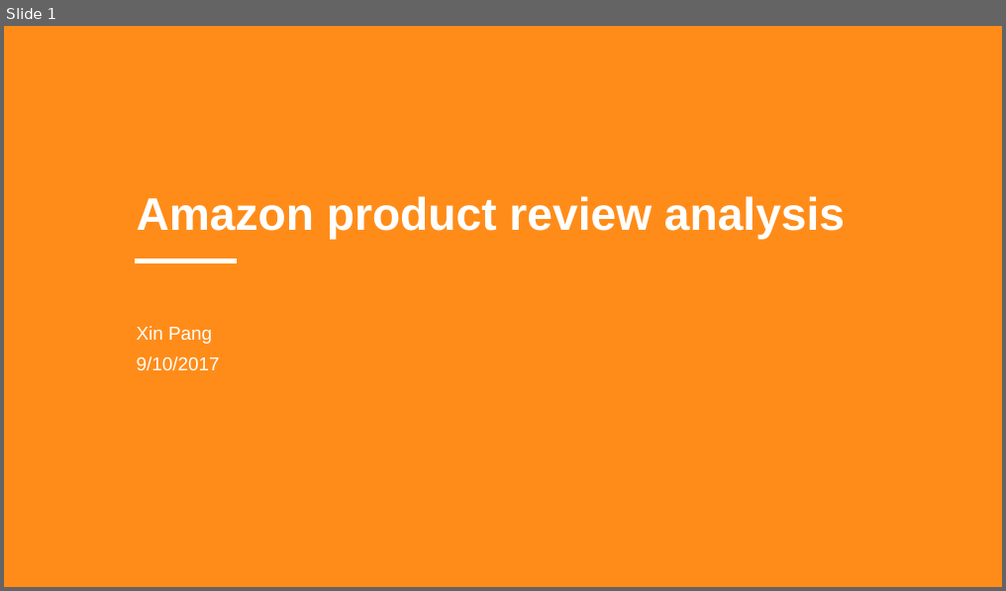
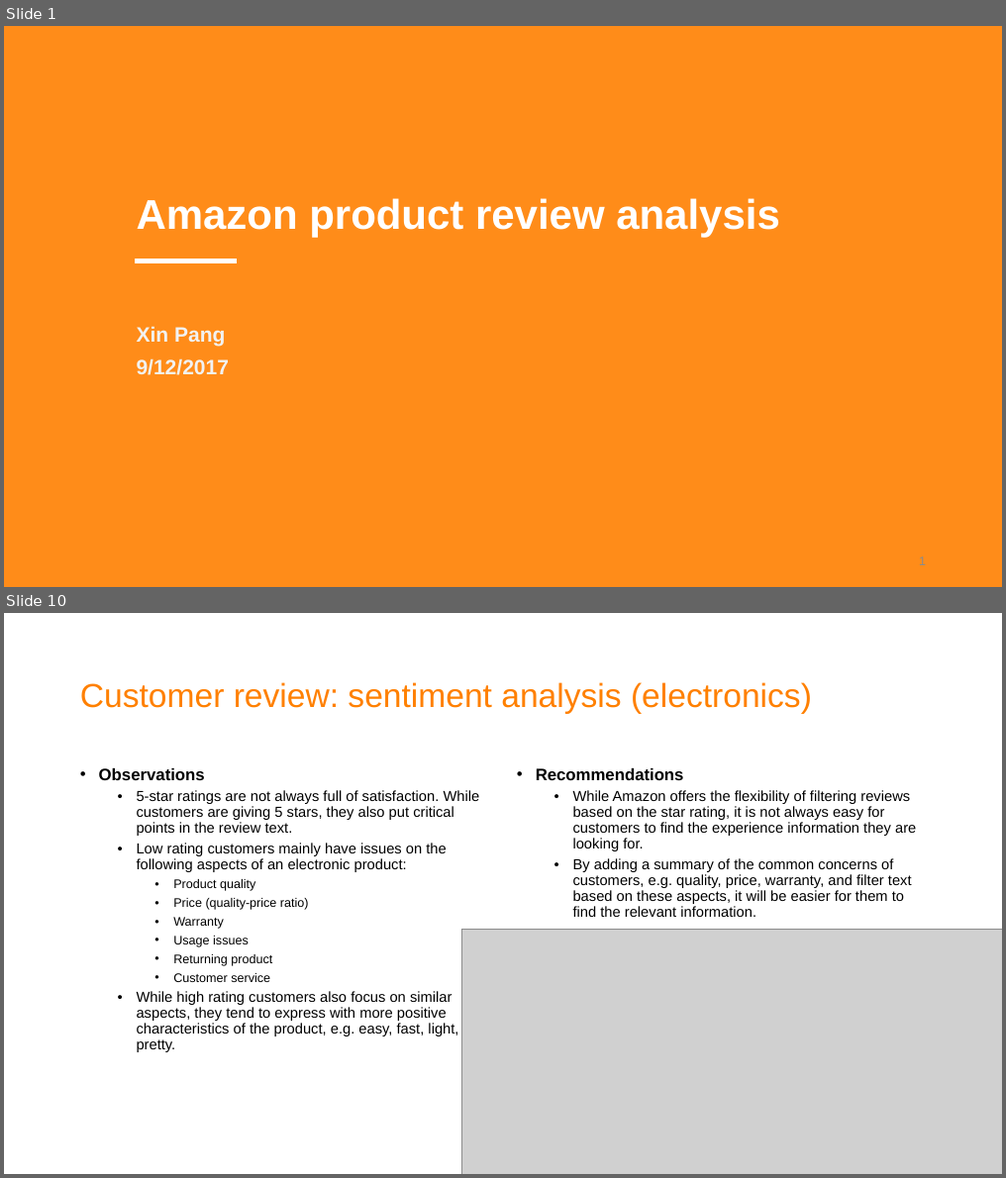
Before and after one commit to joyceXD/product-review, a slide deck: presentation/Product review analysis.pptx. Shown one above the other, each under a label of ours: slide 1 before the commit, slides 1 and 10 after it; the slides between them are not shown. The pictures are 1006x591 and 1006x1178 pixels, drawn with LibreOffice and Linux fonts; fonts in the diff are those of the drawing; grey boxes stand for pictures. Boxes give left, top, right and bottom in pixels: in the first picture for what was removed or moved away, otherwise in the second. Text is boxed around its words. In the diff, an @@ line names an element or a change of style, - is before the commit and + after.

```diff
--- a/presentation/Product review analysis.pptx
+++ b/presentation/Product review analysis.pptx
@@ slide 10 added at [4, 613, 1002, 1174], background #FFFFFF @@
@@ title added at [80, 682, 812, 714], 32 pt, text #FF8000 @@
+Customer review: sentiment analysis (electronics)
@@ text added at [99, 768, 480, 1053], 14 pt, text #000000 @@
+• Observations
+  • 5-star ratings are not always full of satisfaction. While customers are giving 5 stars, they also put critical points in the review text.
+  • Low rating customers mainly have issues on the following aspects of an electronic product:
+    • Product quality
+    • Price (quality-price ratio)
+    • Warranty
+    • Usage issues
+    • Returning product
+    • Customer service
+  • While high rating customers also focus on similar aspects, they tend to express with more positive characteristics of the product, e.g. easy, fast, light, pretty.
@@ text added at [536, 768, 916, 917], 14 pt, text #000000 @@
+• Recommendations
+  • While Amazon offers the flexibility of filtering reviews based on the star rating, it is not always easy for customers to find the experience information they are looking for.
+  • By adding a summary of the common concerns of customers, e.g. quality, price, warranty, and filter text based on these aspects, it will be easier for them to find the relevant information.
@@ picture added at [462, 929, 1002, 1174] @@
@@ slide 1 changed as well @@
@@ title "Amazon product review analysis" at [137, 198, 780, 237]: size 44 to 40 pt @@
@@ subtitle at [137, 326, 225, 347]: size 18 to 20 pt, text colour #FFFFFF to #F2F2F2, bold on in "Xin Pang" @@
@@ subtitle at [137, 359, 229, 375]: text changed; size 18 to 20 pt; text colour #FFFFFF to #F2F2F2; bold on @@
-9/10/2017
+9/12/2017
@@ page number added at [919, 557, 926, 566], 12 pt, text #8C8C8C @@
+1
```
Also in this commit, not shown: 4 other slides changed, 7 other slides added, 2 slides removed, 10 other files.
